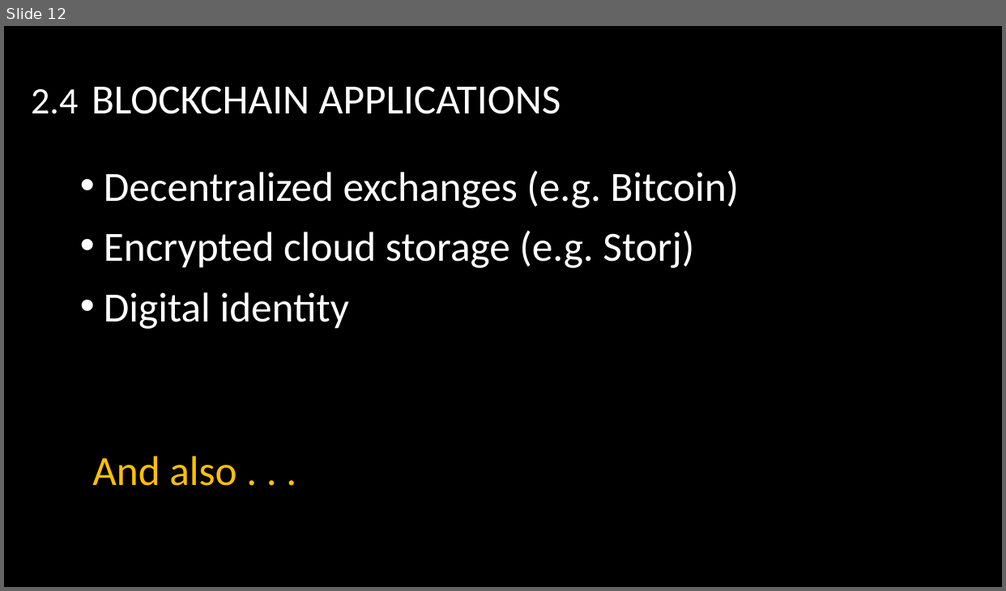
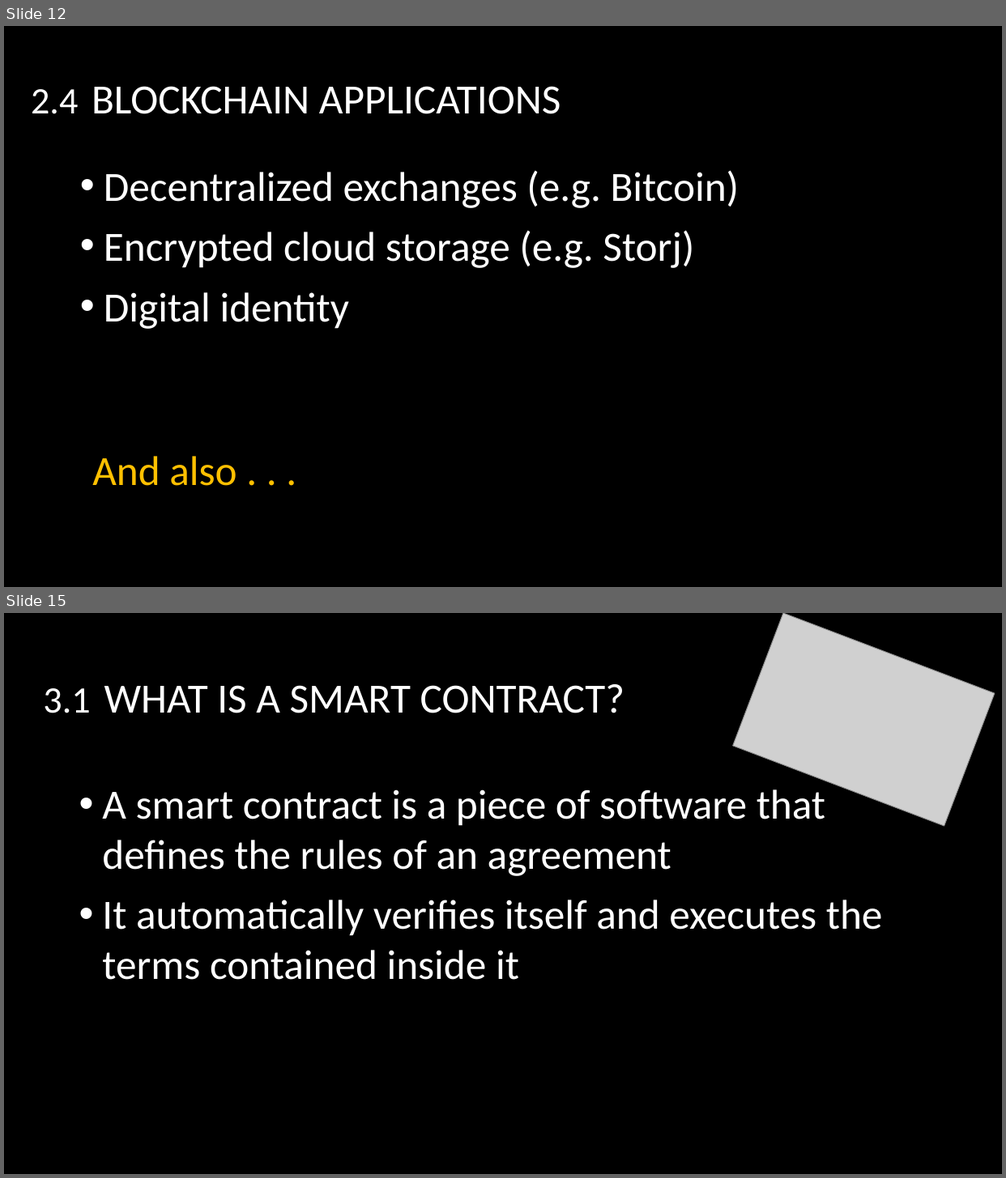
Before and after one commit to lucaspelloni2/SeminarSmartContracts, a slide deck: presentation_SC.pptx. Shown one above the other, each under a label of ours: slide 12 before the commit, slides 12 and 15 after it; the slides between them are not shown. The pictures are 1006x591 and 1006x1178 pixels, drawn with LibreOffice and Linux fonts; fonts in the diff are those of the drawing; grey boxes stand for pictures; background and template pictures are left out. Boxes give left, top, right and bottom in pixels: in the first picture for what was removed or moved away, otherwise in the second. Text is boxed around its words. In the diff, an @@ line names an element or a change of style, - is before the commit and + after.

```diff
--- a/presentation_SC.pptx
+++ b/presentation_SC.pptx
@@ slide 15 added at bbox=[4, 613, 1002, 1174], background picture (left out) @@
@@ picture added at bbox=[733, 613, 995, 826] @@
@@ title added at bbox=[43, 684, 624, 713], 40 pt, text #FFFFFF @@
+3.1 WHAT IS A SMART CONTRACT?
@@ text added at bbox=[102, 790, 883, 980], 40 pt, text #FFFFFF @@
+• A smart contract is a piece of software that defines the rules of an agreement
+• It automatically verifies itself and executes the terms contained inside it
```
Also in this commit, not shown: 2 slides changed, 1 other slide added, 4 slides removed.
